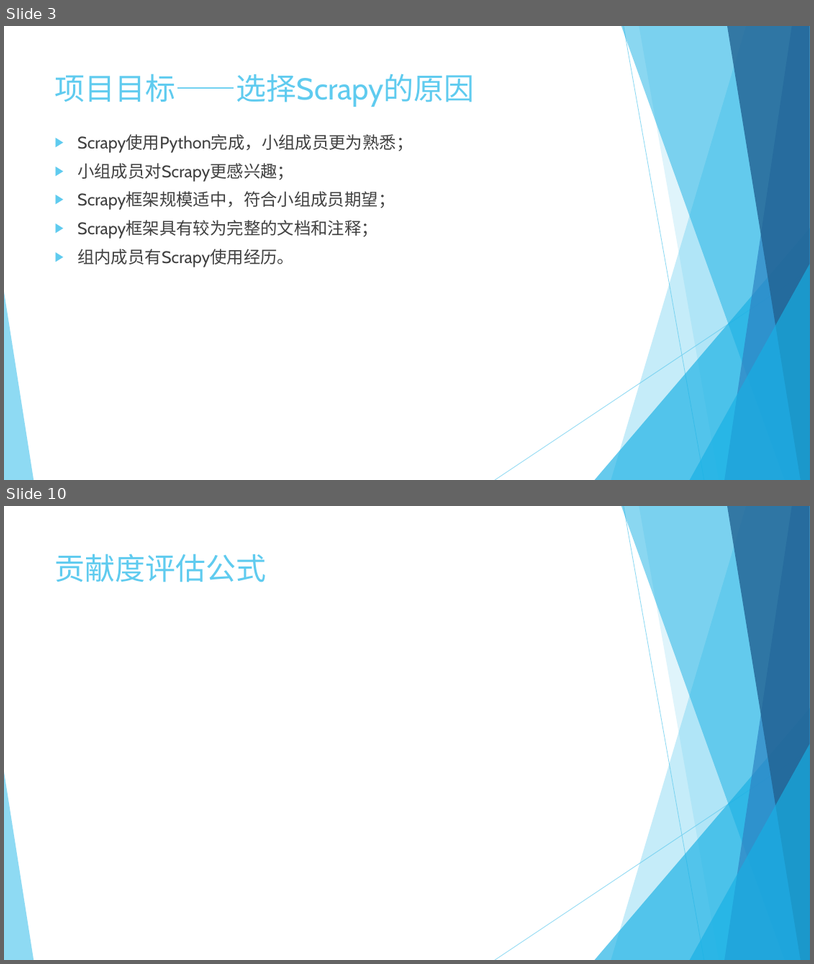
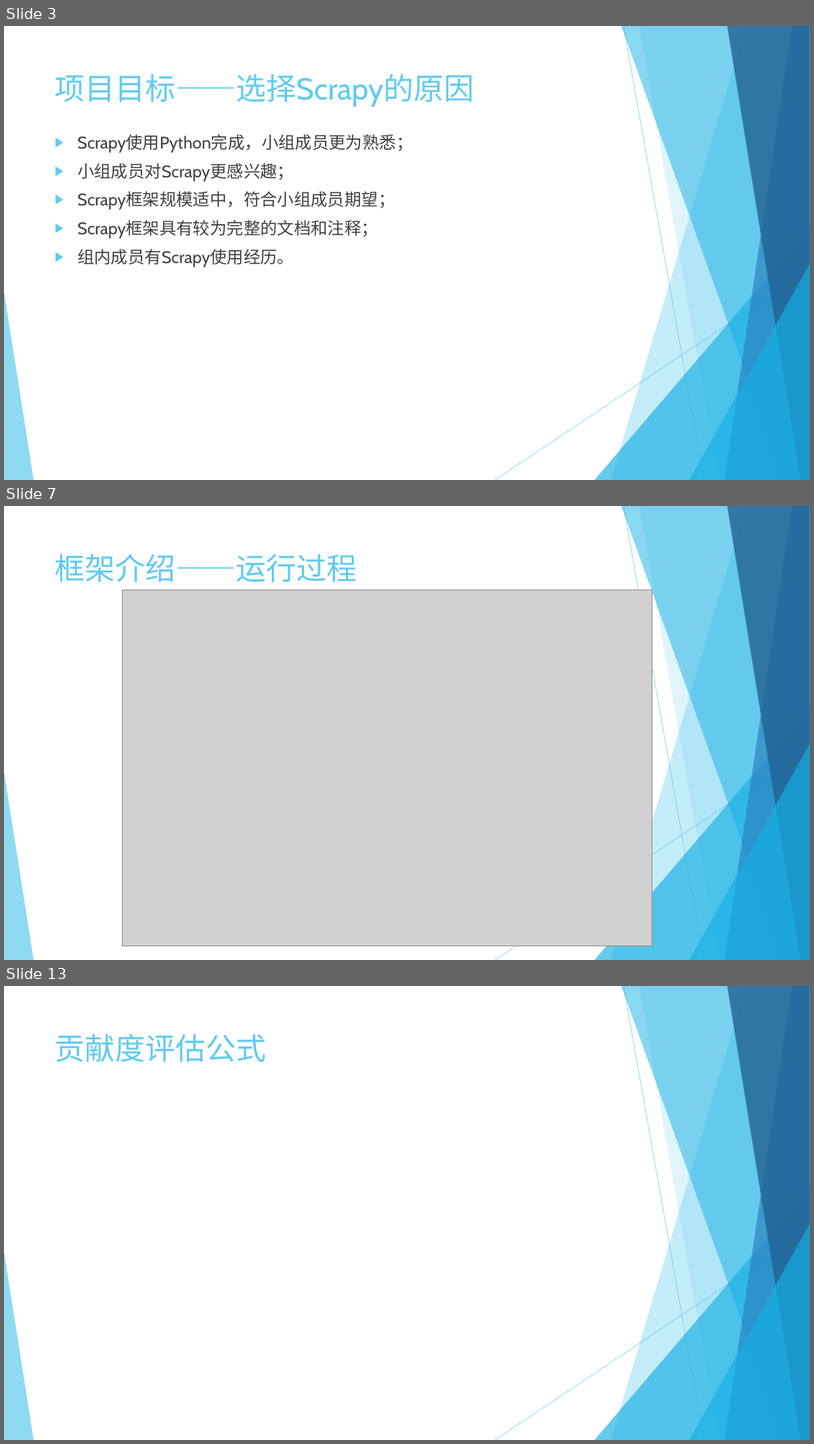
Before and after one commit to bhsei/20_B, a slide deck: 2-幻灯片/第3周-项目计划.pptx. Shown one above the other, each under a label of ours: slides 3 and 10 before the commit, slides 3, 7 and 13 after it; the slides between them are not shown. The pictures are 814x964 and 814x1444 pixels, drawn with LibreOffice and Linux fonts; fonts in the diff are those of the drawing; grey boxes stand for pictures. Boxes give left, top, right and bottom in pixels: in the first picture for what was removed or moved away, otherwise in the second. Text is boxed around its words. In the diff, an @@ line names an element or a change of style, - is before the commit and + after.

```diff
--- a/2-幻灯片/第3周-项目计划.pptx
+++ b/2-幻灯片/第3周-项目计划.pptx
@@ slide 7 added at (4,506,810,960), background #FFFFFF; not listed: 10 template elements that a slide beside it also shows @@
@@ title added at (55,554,358,582), 36 pt, text #5FCBEF @@
+框架介绍——运行过程
@@ picture added at (123,590,653,946) @@
@@ what was slide 10 is now slide 13 @@
```
Also in this commit, not shown: 5 slides changed, 4 other slides added, 1 slide removed, 2 other files.
